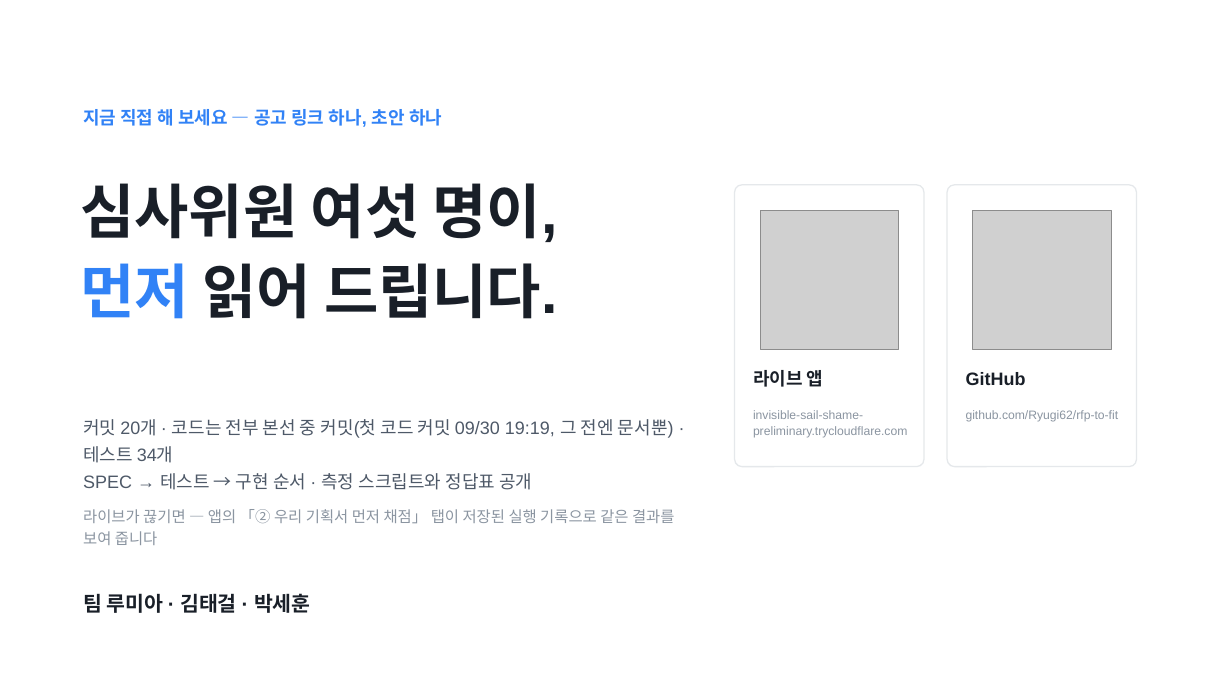
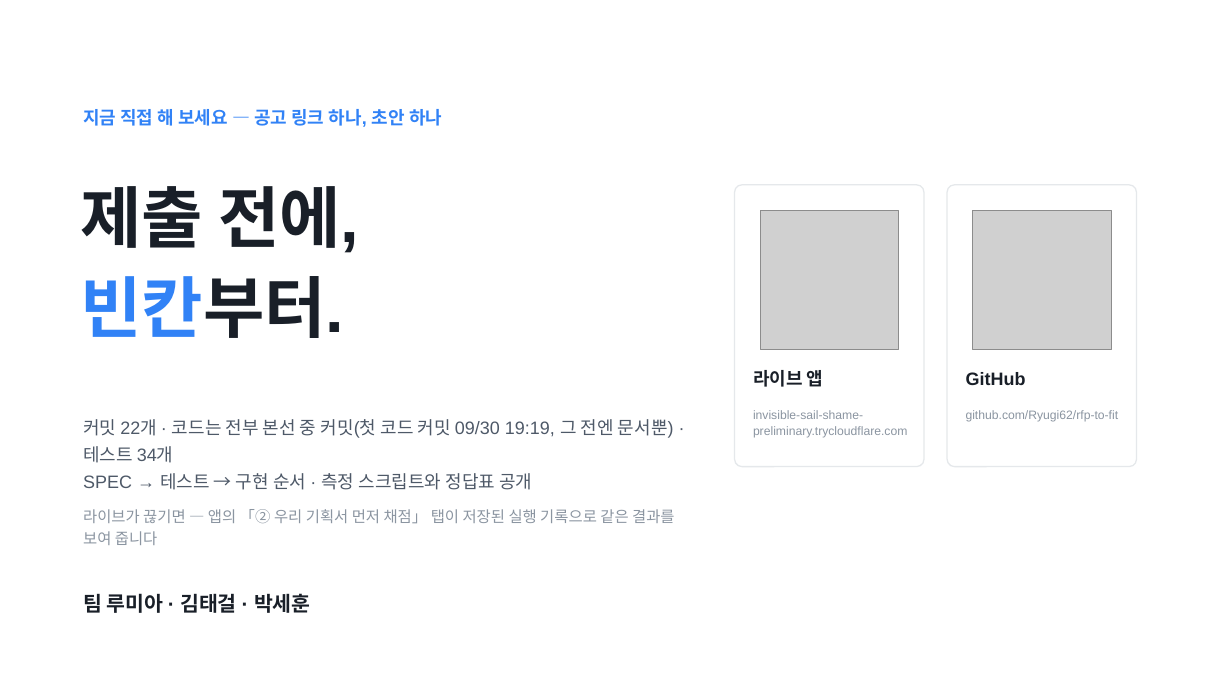
Before and after one commit to Ryugi62/rfp-to-fit, a slide deck: slide 13 of deliver/deck/RFP-to-Fit_루미아.pptx (slide 12 before the commit). Drawn at 1232x693 pixels with LibreOffice and Linux fonts; fonts in the diff are those of the drawing; grey boxes stand for pictures. Boxes give left, top, right and bottom in pixels: in the first picture for what was removed or moved away, otherwise in the second. Text is boxed around its words. In the diff, an @@ line names an element or a change of style, - is before the commit and + after.

```diff
--- a/deliver/deck/RFP-to-Fit_루미아.pptx
+++ b/deliver/deck/RFP-to-Fit_루미아.pptx
@@ text at (x1=80, y1=186, x2=359, y2=338): text changed; size 46 to 52 pt @@
-심사위원 여섯 명이,
-먼저 읽어 드립니다.
+제출 전에,
+빈칸부터.
@@ text at (x1=83, y1=419, x2=674, y2=463): text changed @@
-커밋 20개 · 코드는 전부 본선 중 커밋(첫 코드 커밋 09/30 19:19, 그 전엔 문서뿐) · 테스트 34개
+커밋 22개 · 코드는 전부 본선 중 커밋(첫 코드 커밋 09/30 19:19, 그 전엔 문서뿐) · 테스트 34개
```
Also in this commit, not shown: 8 other slides changed, 1 slide added, 15 other files.
